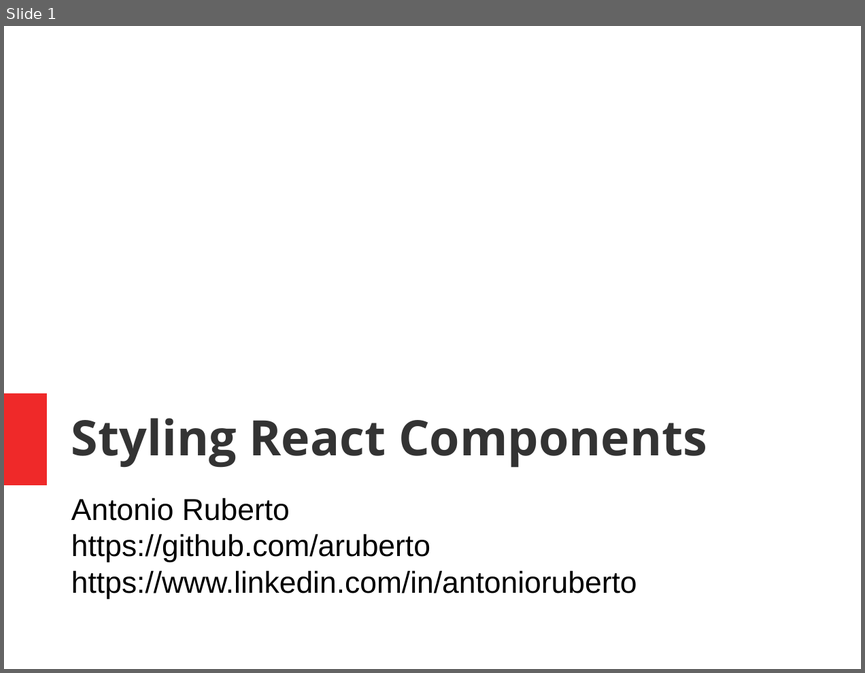
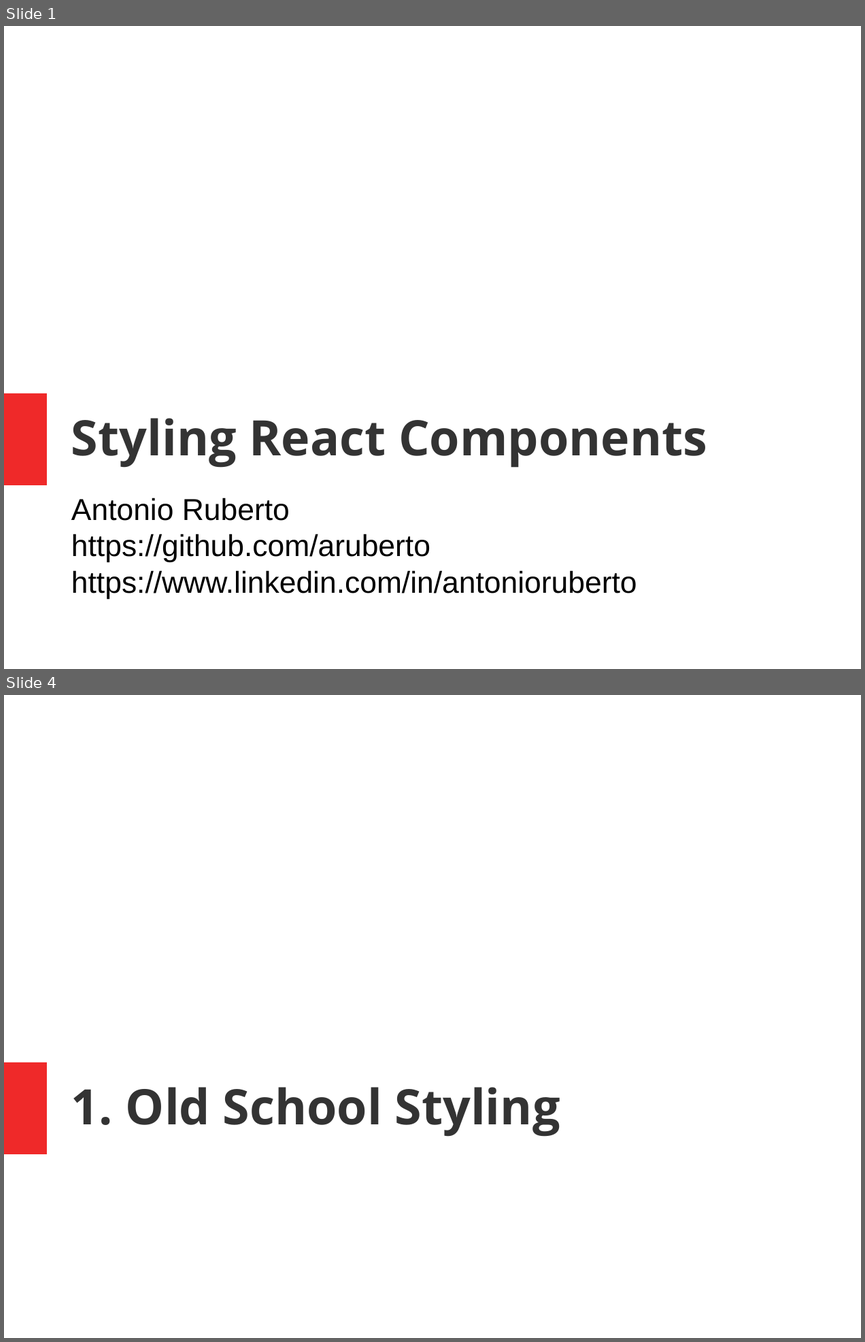
Before and after one commit to aruberto/styling-javascript-components, a slide deck: styling_react_components.odp. Shown one above the other, each under a label of ours: slide 1 before the commit, slides 1 and 4 after it; the slides between them are not shown. The pictures are 865x673 and 865x1342 pixels, drawn with LibreOffice and Linux fonts; fonts in the diff are those of the drawing. Boxes give left, top, right and bottom in pixels: in the first picture for what was removed or moved away, otherwise in the second. Text is boxed around its words. In the diff, an @@ line names an element or a change of style, - is before the commit and + after.

```diff
--- a/styling_react_components.odp
+++ b/styling_react_components.odp
@@ slide 4 added at <box>4,695,861,1338</box>, background #FFFFFF; not listed: 1 template element that a slide beside it also shows @@
@@ title added at <box>71,1087,560,1136</box>, 45.2 pt, text #333333, bold @@
+1. Old School Styling
```
Also in this commit, not shown: 15 other slides added, 1 slide removed.
